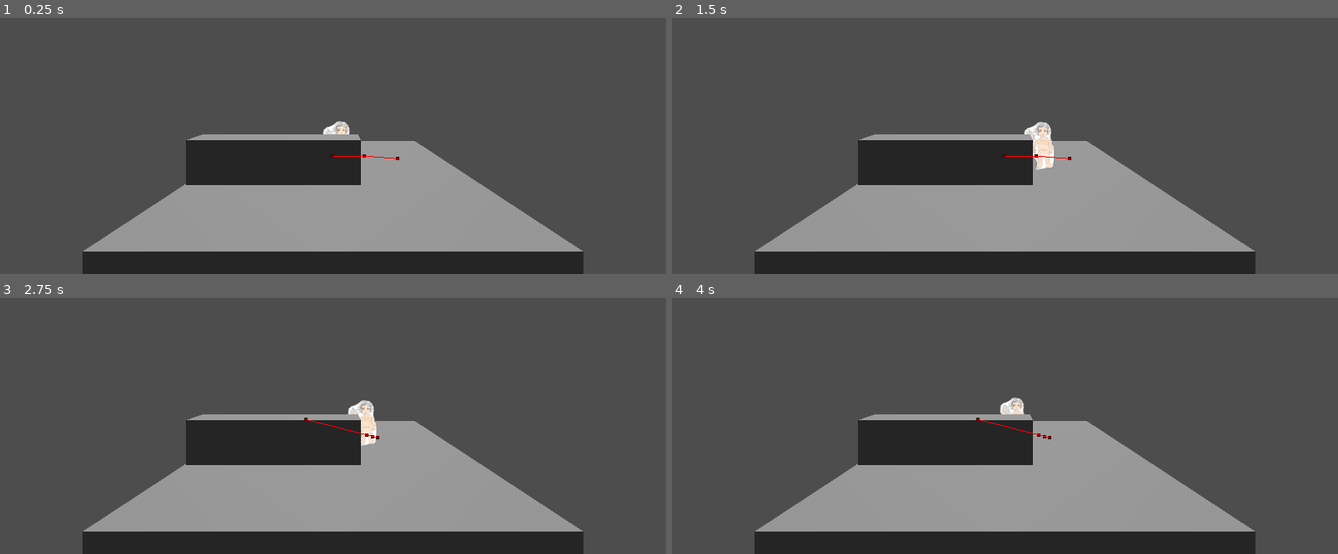
Above: before the commit, frames 1-4 (two rows, left to right).
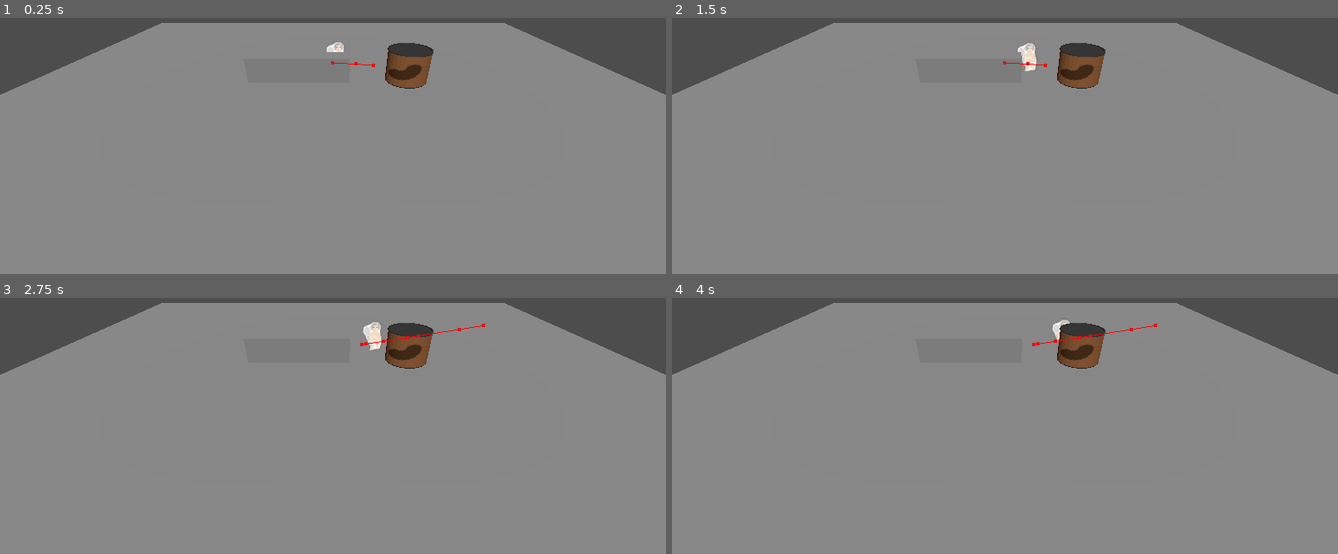
Above: after the commit, the same moments.

Repository: purpletissuebox/gwj80
Game: Godot game, scene res://Playground.tscn
The game is run twice, just before and just after one commit, with the same random seed, the same clock (stepped at 60 frames per second) and the same inputs. This scene is started directly instead of the project's main scene.
Inputs:
- Up to frame 1 (0.25 s): no input
- Up to frame 2 (1.5 s): no input
- Up to frame 3 (2.75 s): no input
- Up to frame 4 (4 s): no input

The runs differ from the first frame. In frame 1, 73% of the frame differs, in the area x 0-100%, y 1-100%; in frame 2, 73%; in frame 3, 73%; in frame 4, 73%.

Commit message:
add roll to determine next state when navigation is done

Diff:
--- a/Playground.tscn
+++ b/Playground.tscn
@@ -1,12 +1,13 @@
-[gd_scene load_steps=4 format=3 uid="uid://qghlxw4m0nj6"]
+[gd_scene load_steps=5 format=3 uid="uid://qghlxw4m0nj6"]
 
 [ext_resource type="PackedScene" uid="uid://c67sv6y1yi3jq" path="res://actors/shoppers/shopper.tscn" id="1_80c3a"]
+[ext_resource type="PackedScene" uid="uid://cds33sn6i33ej" path="res://models/BEANS.glb" id="2_d17em"]
 
 [sub_resource type="Environment" id="Environment_3invt"]
 
 [sub_resource type="NavigationMesh" id="NavigationMesh_1cwr0"]
-vertices = PackedVector3Array(1.25, 0.5, 0, 1.5, 0.5, 0.5, 4.5, 0.5, 0.5, 4.5, 0.5, -4.5, -4.5, 0.5, -4.5, -4.5, 0.5, 0, 1.25, 0.5, 2.25, 4.5, 0.5, 4.5, -4.5, 0.5, 2.25, -4.5, 0.5, 4.5)
-polygons = [PackedInt32Array(1, 0, 2), PackedInt32Array(2, 0, 3), PackedInt32Array(5, 4, 0), PackedInt32Array(0, 4, 3), PackedInt32Array(1, 2, 6), PackedInt32Array(6, 2, 7), PackedInt32Array(8, 6, 9), PackedInt32Array(9, 6, 7)]
+vertices = PackedVector3Array(-5.55963, 0.5, 0.396172, -5.05963, 0.5, 0.146172, -5.05963, 0.5, -10.8538, -17.3096, 0.5, -10.8538, -17.3096, 0.5, 1.14617, -5.55963, 0.5, 1.14617, 1.44037, 0.5, 0.146172, 1.69037, 0.5, 1.39617, 2.44037, 0.5, 1.39617, 3.19037, 0.5, 0.146172, 4.94037, 0.5, -10.8538, 4.94037, 0.5, 0.146172, 5.94037, 0.5, 0.896172, 5.94037, 0.5, 1.64617, 17.1904, 0.5, 1.64617, 17.1904, 0.5, -10.8538, -3.30963, 0.5, 10.8962, -3.30963, 0.5, 2.39617, -5.30963, 0.5, 2.39617, -17.3096, 0.5, 10.8962, 3.44037, 2.5, 1.14617, 3.44037, 2.5, 2.14617, 4.94037, 2.5, 2.14617, 4.94037, 2.5, 1.14617, 1.44037, 0.5, 2.39617, 2.44037, 0.5, 2.64617, 4.19037, 0.5, 3.39617, 4.19037, 0.5, 10.8962, 3.69037, 0.5, 1.64617, 4.69037, 0.5, 1.89617, 4.44037, 0.5, 1.39617, 5.44037, 0.5, 3.14617, 17.1904, 0.5, 10.8962)
+polygons = [PackedInt32Array(1, 0, 2), PackedInt32Array(2, 0, 3), PackedInt32Array(3, 0, 4), PackedInt32Array(0, 5, 4), PackedInt32Array(7, 6, 8), PackedInt32Array(8, 6, 9), PackedInt32Array(9, 6, 10), PackedInt32Array(1, 2, 6), PackedInt32Array(6, 2, 10), PackedInt32Array(10, 11, 9), PackedInt32Array(14, 13, 12), PackedInt32Array(11, 10, 12), PackedInt32Array(12, 10, 15), PackedInt32Array(12, 15, 14), PackedInt32Array(18, 17, 16), PackedInt32Array(4, 5, 18), PackedInt32Array(4, 18, 19), PackedInt32Array(19, 18, 16), PackedInt32Array(23, 22, 20), PackedInt32Array(20, 22, 21), PackedInt32Array(7, 8, 24), PackedInt32Array(24, 8, 25), PackedInt32Array(25, 26, 24), PackedInt32Array(24, 26, 17), PackedInt32Array(17, 26, 27), PackedInt32Array(17, 27, 16), PackedInt32Array(28, 30, 29), PackedInt32Array(27, 26, 31), PackedInt32Array(31, 13, 27), PackedInt32Array(27, 13, 14), PackedInt32Array(27, 14, 32)]
 
 [node name="Playground" type="Node"]
 
@@ -14,7 +15,7 @@
 environment = SubResource("Environment_3invt")
 
 [node name="DirectionalLight3D" type="DirectionalLight3D" parent="."]
-transform = Transform3D(1, 0, 0, 0, -0.442007, 0.897012, 0, -0.897012, -0.442007, 0, 3.7475, 0)
+transform = Transform3D(1, 0, 0, 0, 0.62799, 0.778221, 0, -0.778221, 0.62799, 0, 6.60554, 1.04729)
 
 [node name="CharacterBody3D" parent="." instance=ExtResource("1_80c3a")]
 transform = Transform3D(1, 0, 0, 0, 1, 0, 0, 0, 1, 0, 1.01356, 0)
@@ -23,7 +24,7 @@
 navigation_mesh = SubResource("NavigationMesh_1cwr0")
 
 [node name="CSGBox3D" type="CSGBox3D" parent="NavigationRegion3D"]
-transform = Transform3D(1, 0, 0, 0, 1, 0, 0, 0, 1, 0, -0.5, 0)
+transform = Transform3D(3.56193, 0, 0, 0, 1, 0, 0, 0, 2.27077, 0, -0.5, 0)
 use_collision = true
 size = Vector3(10, 1, 10)
 
@@ -31,8 +32,11 @@
 transform = Transform3D(5.9, 0, 0, 0, 3, 0, 0, 0, 1, -2, 0, 1.1662)
 use_collision = true
 
+[node name="BEANS" parent="NavigationRegion3D" instance=ExtResource("2_d17em")]
+transform = Transform3D(1.173, 0, 0, 0, 0.762892, 0, 0, 0, 1, 4.18711, 9.53674e-07, 1.67755)
+
 [node name="Marker3D" type="Marker3D" parent="." groups=["destinations"]]
-transform = Transform3D(1, 0, 0, 0, 1, 0, 0, 0, 1, -1.43858, 0.391063, 3.06232)
+transform = Transform3D(1, 0, 0, 0, 1, 0, 0, 0, 1, -1.43858, 0.391063, 5.27595)
 
 [node name="Marker3D2" type="Marker3D" parent="." groups=["destinations"]]
 transform = Transform3D(1, 0, 0, 0, 1, 0, 0, 0, 1, 2.52209, 0.391063, 0.373602)
@@ -40,5 +44,11 @@
 [node name="Marker3D3" type="Marker3D" parent="." groups=["destinations"]]
 transform = Transform3D(1, 0, 0, 0, 1, 0, 0, 0, 1, -1.43858, 0.391063, -3.13521)
 
+[node name="Marker3D4" type="Marker3D" parent="." groups=["destinations"]]
+transform = Transform3D(1, 0, 0, 0, 1, 0, 0, 0, 1, 11.1937, 0.391063, -3.13521)
+
+[node name="Marker3D5" type="Marker3D" parent="." groups=["destinations"]]
+transform = Transform3D(1, 0, 0, 0, 1, 0, 0, 0, 1, 7.89015, 0.391063, 4.28249)
+
 [node name="Camera3D" type="Camera3D" parent="."]
-transform = Transform3D(1, 0, 0, 0, 1, 0, 0, 0, 1, 0, 3.28643, 9.86914)
+transform = Transform3D(1, 0, 0, 0, 0.866025, 0.5, 0, -0.5, 0.866025, 0, 6.87144, 14.1175)
--- a/actors/shoppers/shopper.tscn
+++ b/actors/shoppers/shopper.tscn
@@ -22,3 +22,9 @@
 [node name="NavigationController" type="Node" parent="." node_paths=PackedStringArray("body")]
 script = ExtResource("3_8mqvt")
 body = NodePath("..")
+
+[node name="FaffAroundTimer" type="Timer" parent="."]
+unique_name_in_owner = true
+one_shot = true
+
+[connection signal="timeout" from="FaffAroundTimer" to="NavigationController" method="get_moving"]
--- a/actors/shoppers/shopper_controller.gd
+++ b/actors/shoppers/shopper_controller.gd
@@ -12,24 +12,27 @@
 @onready var navigation_agent_3d: NavigationAgent3D = $"../NavigationAgent3D"
 @export var body: CharacterBody3D
 @export var state: States
-var speed = 1
+var speed = 10
 var a = 1
 var dir: Vector3
 
 enum States { MEANDER, LINGER, TRAVERSE}
 
 func _ready() -> void:
-	state = States.LINGER
+	state = States.TRAVERSE
 
 func _physics_process(delta: float) -> void:
-
+	var next_position = navigation_agent_3d.get_next_path_position()
 	match state:
 		States.TRAVERSE:
-			dir = (navigation_agent_3d.get_next_path_position() - body.global_position).normalized()
+			dir = (next_position - body.global_position).normalized()
 			body.velocity = body.velocity.lerp(dir*speed, 1)
 
 			if navigation_agent_3d.is_navigation_finished():
-				state = States.LINGER
+				# HACK.hw - set velocity to zero or else the shopper continues
+				#           flying off the navigation mesh
+				body.velocity = Vector3.ZERO
+				_next_state()
 		States.MEANDER:
 			_meander()
 		States.LINGER:
@@ -43,8 +46,22 @@
 
 func _meander():
 	# TODO.hw - wander around in a radius around the shopper
-	pass
+	get_moving()
 
 func _linger():
+	if %FaffAroundTimer.is_stopped():
+		%FaffAroundTimer.start()
+
+func _next_state() -> void:
+	var roll = randi_range(0, 9)
+
+	if roll < 2:
+		state = States.LINGER
+	elif roll < 7:
+		state = States.TRAVERSE
+	else:
+		state = States.MEANDER
+
+func get_moving() -> void:
 	state = States.TRAVERSE
 	navigation_agent_3d.target_position = _find_destination()
